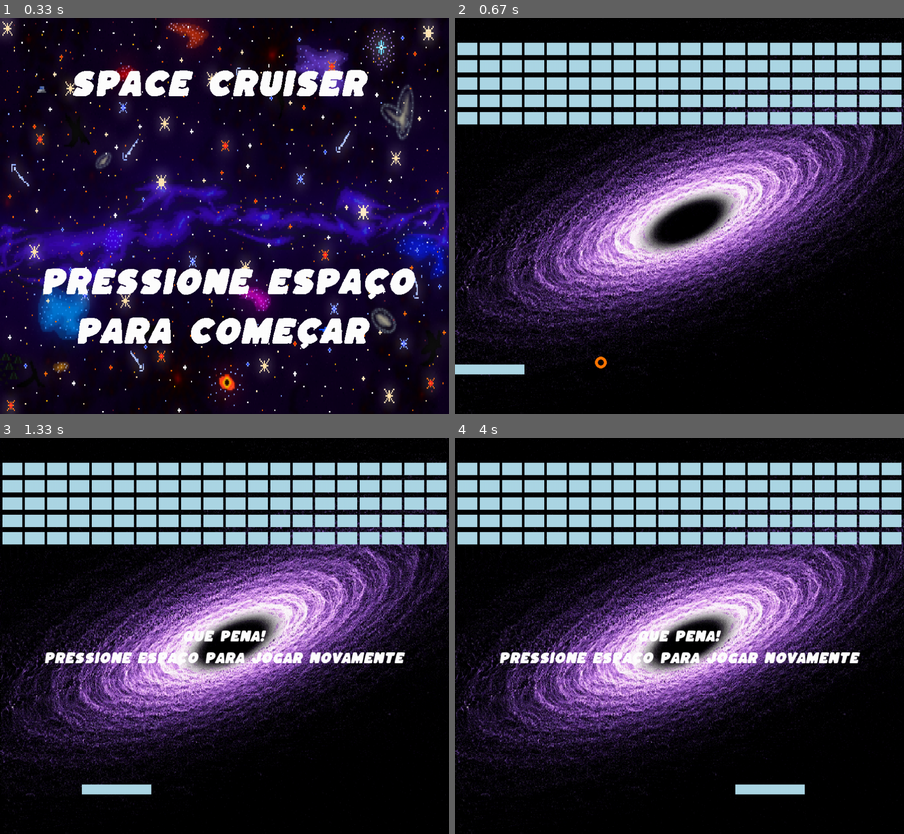
Above: before the commit, frames 1-4 (two rows, left to right).
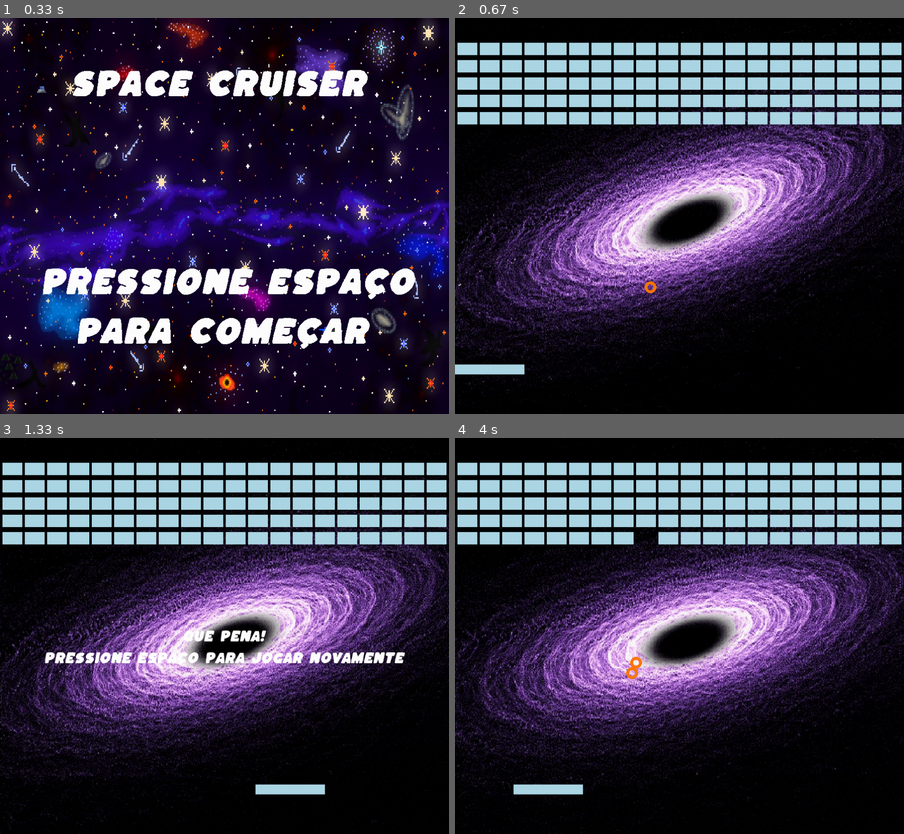
Above: after the commit, the same moments.

Repository: eduardotomiya/pygame-Henrique-Barone-Thiago-Gouveia-e-Eduardo-Tomiya
Game: pygame game, started from jogo.py
Two runs of this game, one before a commit and one after it. Both use one fixed random seed, a clock stepped at 60 frames per second and the inputs below.
Inputs (mouse positions are in pixels of both pictures, inside the frame that each line leads up to):
- Up to frame 1 (0.33 s): no input
- Up to frame 2 (0.67 s): tap Space at 0.33 s
- Up to frame 3 (1.33 s): click (116, 639) at 0.72 s; click (291, 497) at 1.05 s
- Up to frame 4 (4 s): tap Space at 1.83, 2.23 s; click (666, 568) at 2.25 s; click (769, 604) at 2.55 s; click (818, 628) at 2.88 s; click (540, 584) at 3.22 s; click (778, 537) at 3.55 s; click (549, 612) at 3.88 s

Frame 1 is identical in both runs. In frame 2, 23% of the frame differs, in the area x 0-100%, y 0-100%; in frame 3, 24%; in frame 4, 27%.

Commit message:
Atualização Background FPS e vBolas

Diff:
--- a/bolas.py
+++ b/bolas.py
@@ -8,7 +8,7 @@
         self.h = h
         self.color = color
         self.xv = random.randint(-6,6 )
-        self.yv = 8
+        self.yv = 12
         self.xx = self.x + self.w
         self.yy = self.y + self.h
 
--- a/jogo.py
+++ b/jogo.py
@@ -9,13 +9,15 @@
 altura = 800 # Dimensão de largura da tela
 
 # Configurações do fundo
-fundo = pygame.image.load('BH1.tiff') # Foto de fundo
-fundo = pygame.transform.scale(fundo, (largura,altura)) # Ajustar fundo às dimensões da tela
+# fundo = pygame.image.load('BH1.tiff') # Foto de fundo
+# fundo = pygame.transform.scale(fundo, (largura,altura)) # Ajustar fundo às dimensões da tela
 fundo_inicio = pygame.image.load('SpaceInit.png') # Foto do fundo da tela inicial
 fundo_inicio = pygame.transform.scale(fundo_inicio,(largura,altura))
 janela = pygame.display.set_mode((largura, altura)) # Criação da janela utilizada para rodar o jogo
 pygame.display.set_caption('Space Cruiser') # Nome do jogo na Tela Inicial
-
+fundo_update = []
+for i in range(1, 31):
+    fundo_update.append(pygame.transform.scale(pygame.image.load(f'BH{i}.tiff'), (largura,altura)))
 #Configurações de som
 tocabloco = pygame.mixer.Sound('Ice Sound.mp3') # Som de quando bola encosta em blocos
 tocatile = pygame.mixer.Sound('TileHit.mp3') # Som de quando bola encosta no bloco do jogador
@@ -47,7 +49,7 @@
     pygame.display.update() # Atualiza novas condições de jogo
 
 timer = pygame.time.Clock() # Define tempo do jogo
-FPS = 200 # Definição do jogo em Frames Por Segundo
+FPS = 40 # Definição do jogo em Frames Por Segundo
 
 # Funções Main do Jogo
 blocos = []
@@ -60,7 +62,6 @@
             blocos.append(Bloco(5 + j * 45, 50 + i * 35, 40, 25, cor_bloco)) # Define parâmetros (x, y, largura, altura e cor) para os blocos
 finale = False # Define variável de gameover para uso em if de fim de jogo
 def redrawGameWindow(): # Janela principal do jogo
-    janela.blit(fundo, (0,0)) # Inicia o fundo da tela de jogo
     Jogador.draw(janela)
     for bolinha in balls: # Loop para bolas na tela
         bolinha.draw(janela) # Desenha bola na tela
@@ -90,8 +91,16 @@
 
 # Main Loop Core Jogo
 game = True
+index_fundo = 0
+index_fundo_dir = 1
 while game and work == False:
     timer.tick(FPS)
+    index_fundo = (index_fundo + index_fundo_dir) % len(fundo_update)
+    if index_fundo == len(fundo_update) - 1:
+        index_fundo_dir = -1
+    if index_fundo == 0:
+        index_fundo_dir = 1
+    print(index_fundo, index_fundo_dir)
     for evento in pygame.event.get():
         if evento.type == pygame.QUIT:
             game = False
@@ -166,7 +175,7 @@
                     blocos.append(Bloco(5 + j * 45, 50 + i * 35, 40, 25, cor_bloco)) # Define parâmetros (x, y, largura, altura e cor) para os blocos
     redrawGameWindow()
     janela.fill(colorwhite)
-    janela.blit(fundo, (0,0))
+    janela.blit(fundo_update[index_fundo], (0,0))
 
 #Texto final
 textoend = tipoletra.render('Bem Jogado!', False, colorwhite) # Texto caso o player vença
Binary file added: BH10.tiff
Binary file added: BH11.tiff
Binary file added: BH12.tiff
Binary file added: BH13.tiff
Binary file added: BH14.tiff
Binary file added: BH15.tiff
Binary file added: BH16.tiff
Binary file added: BH17.tiff
Binary file added: BH18.tiff
Binary file added: BH19.tiff
Binary file added: BH2.tiff
Binary file added: BH20.tiff
(and 17 more such lines)
